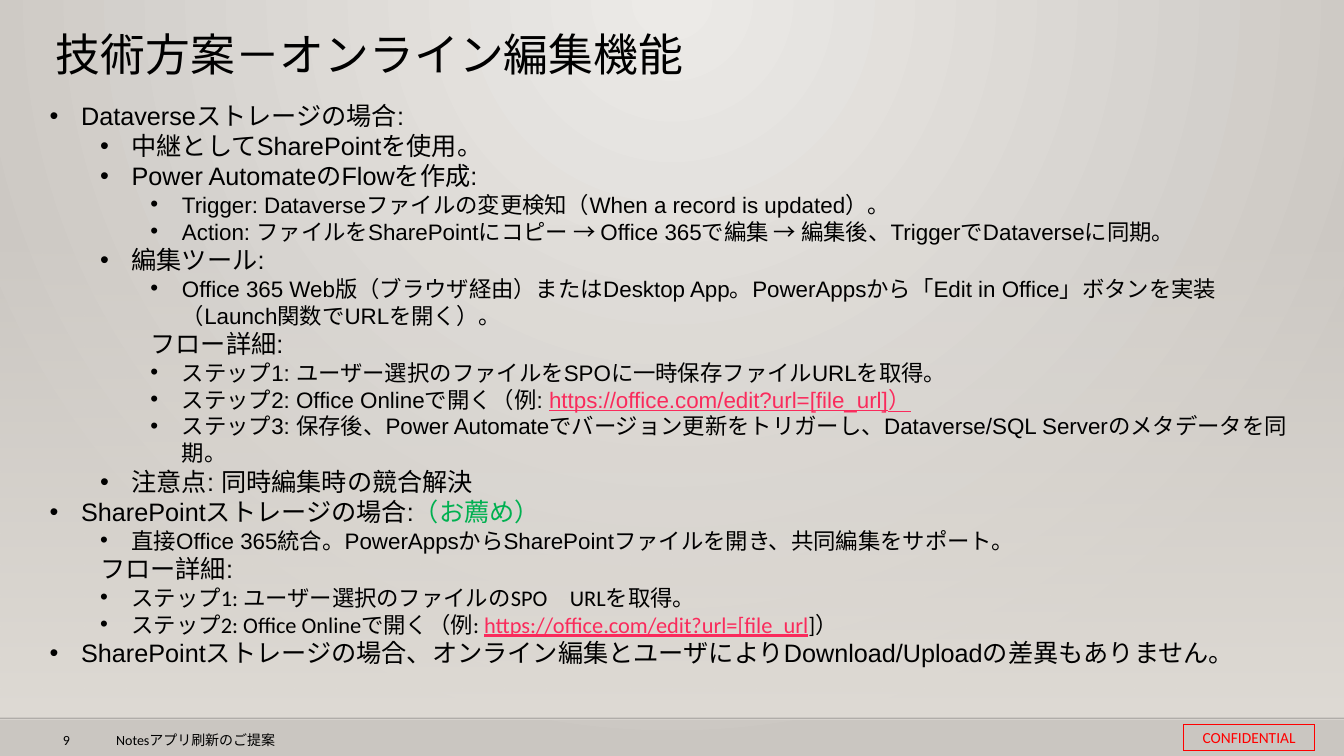
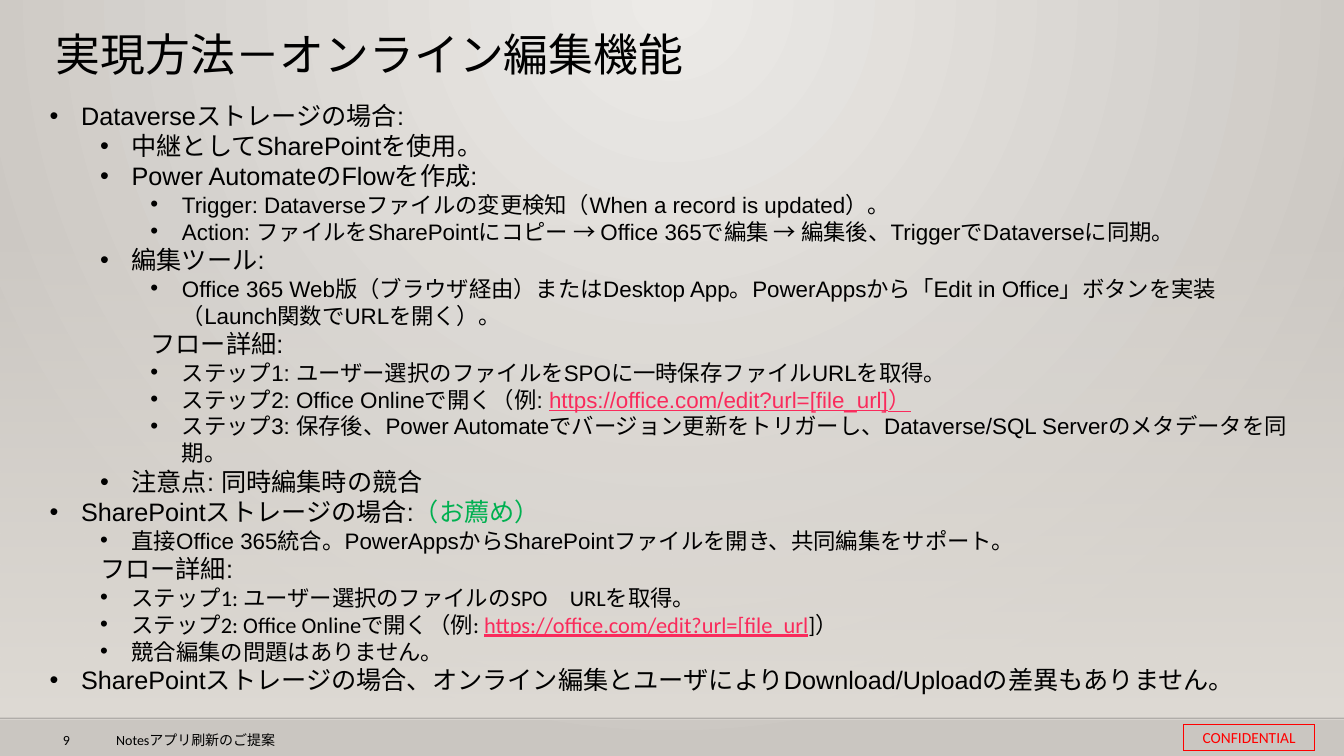
Before and after one commit to 0494938/Notes--CMS-Online, a slide deck: slide 9 of Notesアプリ刷新プロジェクト提案見積もり.pptx. Drawn at 1344x756 pixels with LibreOffice and Linux fonts; fonts in the diff are those of the drawing; background and template pictures are left out. Boxes give left, top, right and bottom in pixels: in the first picture for what was removed or moved away, otherwise in the second. Text is boxed around its words. In the diff, an @@ line names an element or a change of style, - is before the commit and + after.

```diff
--- a/Notesアプリ刷新プロジェクト提案見積もり.pptx
+++ b/Notesアプリ刷新プロジェクト提案見積もり.pptx
@@ title at bbox=[56, 33, 683, 75]: text changed @@
-技術方案－オンライン編集機能
+実現方法－オンライン編集機能
@@ text at bbox=[132, 469, 423, 493]: text changed @@
-  • 注意点: 同時編集時の競合解決
+  • 注意点: 同時編集時の競合
@@ text at bbox=[132, 641, 444, 662]: paragraph added @@
+  • 競合編集の問題はありません。
```
Also in this commit, not shown: 17 other slides changed, 1 other file.
